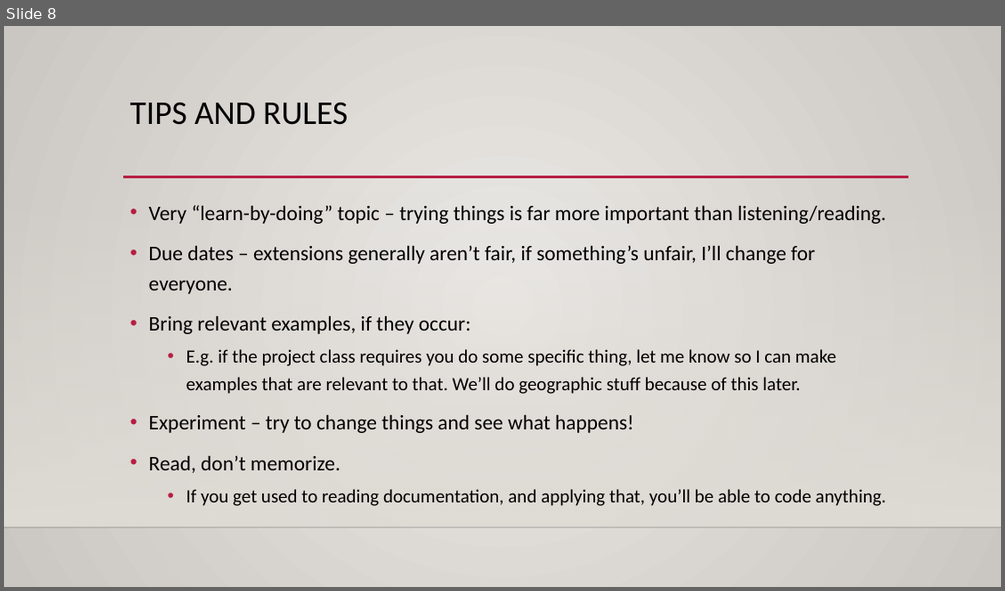
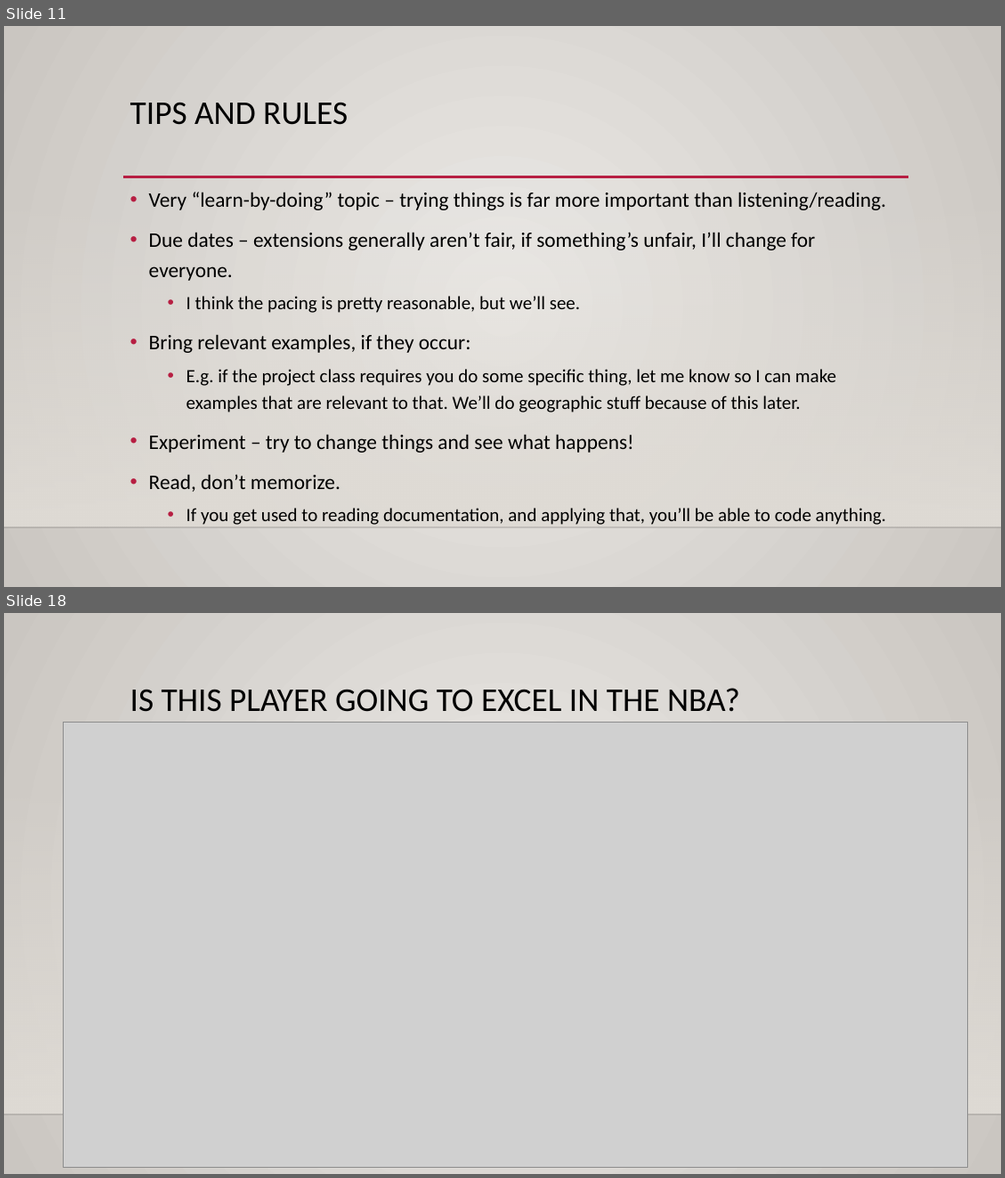
Before and after one commit to glennybarnes/Intro_to_Machine_Learning_Students, a slide deck: reference_content/Slides/Intro.pptx. Shown one above the other, each under a label of ours: slide 8 before the commit, slides 11 and 18 after it; the slides between them are not shown. The pictures are 1005x591 and 1005x1178 pixels, drawn with LibreOffice and Linux fonts; fonts in the diff are those of the drawing; grey boxes stand for pictures; background and template pictures are left out. Boxes give left, top, right and bottom in pixels: in the first picture for what was removed or moved away, otherwise in the second. Text is boxed around its words. In the diff, an @@ line names an element or a change of style, - is before the commit and + after.

```diff
--- a/reference_content/Slides/Intro.pptx
+++ b/reference_content/Slides/Intro.pptx
@@ slide 18 added at (x1=4, y1=613, x2=1001, y2=1174), background gradient #ECEAE7 to #CAC7C1; not listed: 2 template elements that a slide beside it also shows @@
@@ title added at (x1=130, y1=688, x2=740, y2=712), 32 pt, text #000000 @@
+IS THIS PLAYER GOING TO EXCEL IN THE NBA?
@@ picture added at (x1=63, y1=722, x2=967, y2=1167) @@
@@ what was slide 8 is now slide 11 @@
@@ slide 11 changed as well @@
@@ text "Very “learn-by-doing” topic – trying ..." moved from (x1=149, y1=205, x2=886, y2=506) to (x1=149, y1=192, x2=886, y2=524) @@
@@ text at (x1=186, y1=296, x2=580, y2=313): paragraph added @@
+  • I think the pacing is pretty reasonable, but we’ll see.
```
Also in this commit, not shown: 5 other slides changed, 20 other slides added, 3 other files.
